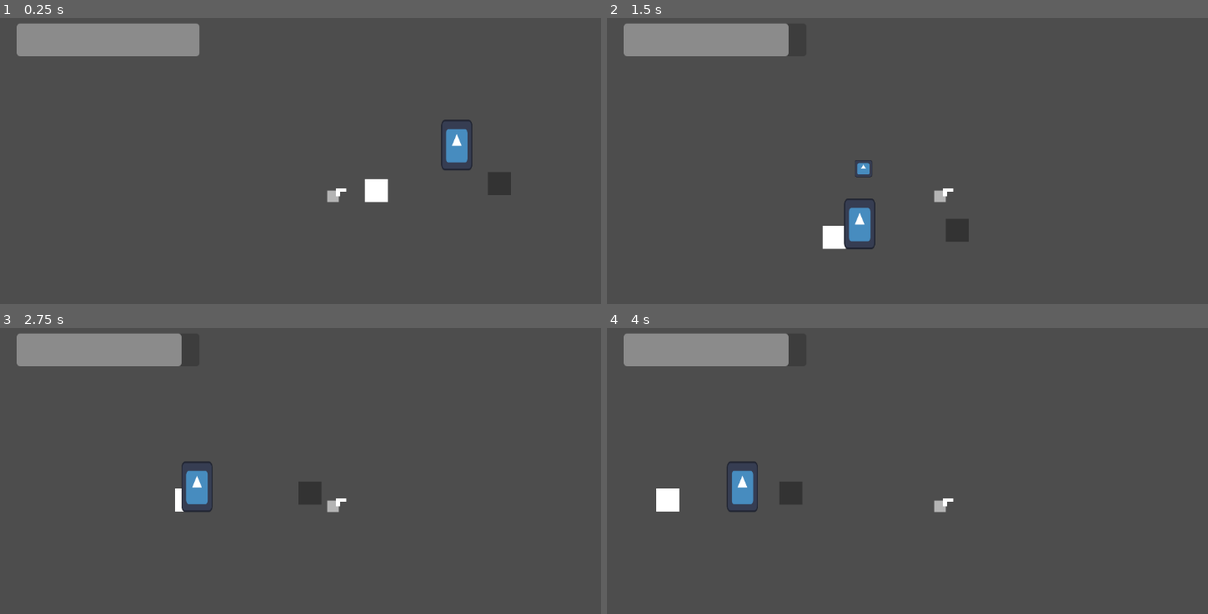
Above: before the commit, frames 1-4 (two rows, left to right).
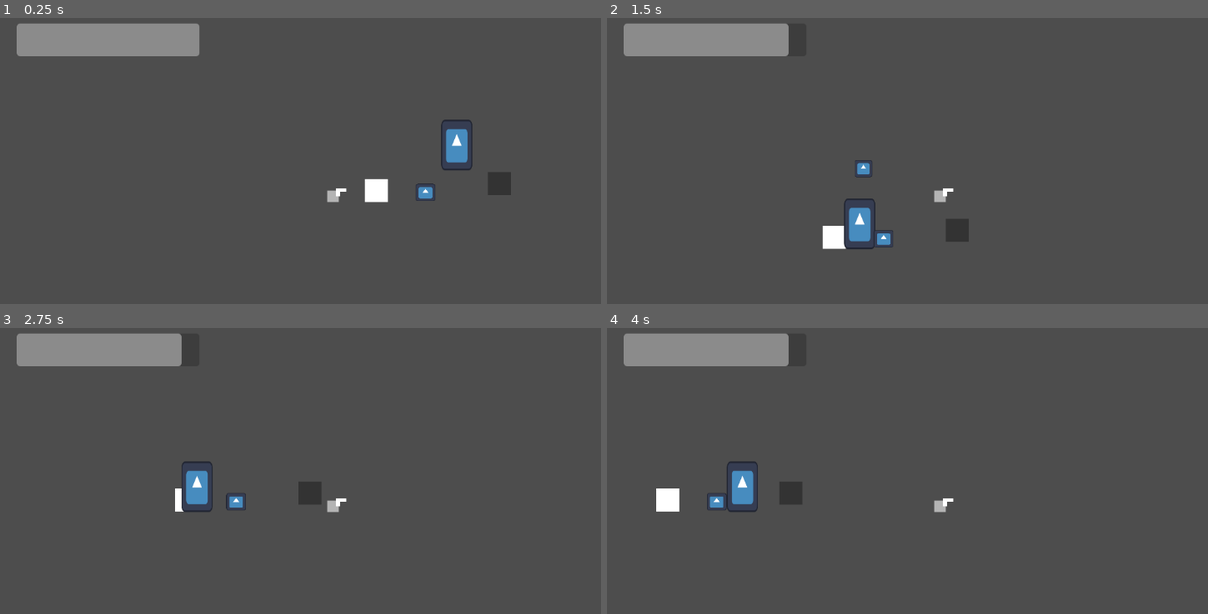
Above: after the commit, the same moments.

Repository: Newait/Mechanical_Revolution
Game: Godot game, scene res://scenes/game.tscn
Same seed, same stepped clock (60 frames per second), same inputs: the game is played once before the commit and once after it. The project has no main scene, so this scene is started directly. The engine's default icon, where the game draws it, is replaced by a stand-in: a white triangle on a blue panel in a dark square.
Inputs (mouse positions are in pixels of both pictures, inside the frame that each line leads up to):
- Up to frame 1 (0.25 s): no input
- Up to frame 2 (1.5 s): move the mouse to (1087, 178) at 0.52 s; hold Right (move_right) from 0.53 s (still down); tap E (interact, bound only after the commit) at 0.6 s; tap Space (jump) at 0.77 s; move the mouse to (805, 215) at 1.27 s; click (805, 215) at 1.35 s
- Up to frame 3 (2.75 s): tap Space (jump) at 1.52 s; tap E (interact, bound only after the commit) at 1.55, 2.1 s; move the mouse to (396, 425) at 2.02 s; release Right (move_right) at 2.03 s; hold Left (move_left) from 2.03 s (still down)
- Up to frame 4 (4 s): move the mouse to (907, 579) at 2.77 s; release Left (move_left) at 2.78 s; hold Right (move_right) from 2.78 s (still down); tap 1 at 2.85 s; tap Space (jump) at 3.02, 3.77 s; tap E (interact, bound only after the commit) at 3.05, 3.8 s; move the mouse to (1141, 562) at 3.52 s; hold 2 from 3.53 s (still down)

The runs differ from the first frame. In frame 1, 0.1% of the frame differs, in the area x 69-73%, y 57-64%; in frame 2, 0.1%; in frame 3, 0.1%; in frame 4, 0.1%.
Error in both runs: Out of bounds get index '1' (on base: 'Array[Node]') (res://scripts/player.gd:104)

Commit message:
Droppable

Diff:
--- /dev/null
+++ b/mechanical-revolution/Resource/laserDrop.tres
@@ -0,0 +1,7 @@
+[gd_resource type="Resource" script_class="Droppable" load_steps=2 format=3 uid="uid://caah1rsiuv84l"]
+
+[ext_resource type="Script" uid="uid://c1n3yixg27n4l" path="res://scripts/droppable.gd" id="1_1e4lu"]
+
+[resource]
+script = ExtResource("1_1e4lu")
+metadata/_custom_type_script = "uid://c1n3yixg27n4l"
--- a/mechanical-revolution/project.godot
+++ b/mechanical-revolution/project.godot
@@ -46,9 +46,15 @@
 , Object(InputEventKey,"resource_local_to_scene":false,"resource_name":"","device":-1,"window_id":0,"alt_pressed":false …(182 unchanged characters)…
 ]
 }
+interact={
+"deadzone": 0.2,
+"events": [Object(InputEventKey,"resource_local_to_scene":false,"resource_name":"","device":-1,"window_id":0,"alt_pressed":false,"shift_pressed":false,"ctrl_pressed":false,"meta_pressed":false,"pressed":false,"keycode":0,"physical_keycode":69,"key_label":0,"unicode":101,"location":0,"echo":false,"script":null)
+]
+}
 
 [layer_names]
 
 2d_physics/layer_1="Default"
 2d_physics/layer_2="Wallrun"
 2d_physics/layer_3="PlayerProjectile"
+2d_physics/layer_4="Player"
--- a/mechanical-revolution/scenes/droppable.tscn
+++ b/mechanical-revolution/scenes/droppable.tscn
@@ -1,3 +1,27 @@
-[gd_scene format=3 uid="uid://bsyfxb11phyub"]
+[gd_scene load_steps=4 format=3 uid="uid://bsyfxb11phyub"]
 
-[node name="Node2D" type="Area2D"]
+[ext_resource type="Script" uid="uid://clgtbiaxr1n1b" path="res://scripts/droppableTest.gd" id="1_63xtw"]
+[ext_resource type="Texture2D" uid="uid://dtlk48e87g1r3" path="res://icon.svg" id="2_cn0pc"]
+
+[sub_resource type="RectangleShape2D" id="RectangleShape2D_02gnq"]
+size = Vector2(40, 32)
+
+[node name="Droppable" type="Area2D"]
+collision_mask = 8
+script = ExtResource("1_63xtw")
+
+[node name="CollisionShape2D" type="CollisionShape2D" parent="."]
+shape = SubResource("RectangleShape2D_02gnq")
+
+[node name="Sprite2D" type="Sprite2D" parent="."]
+scale = Vector2(0.265625, 0.234375)
+texture = ExtResource("2_cn0pc")
+
+[node name="InteractText" type="Label" parent="."]
+unique_name_in_owner = true
+visible = false
+offset_left = -15.0
+offset_top = -38.0
+offset_right = 16.0
+offset_bottom = -15.0
+text = "Tuff"
--- a/mechanical-revolution/scenes/enemy.tscn
+++ b/mechanical-revolution/scenes/enemy.tscn
@@ -1,7 +1,9 @@
-[gd_scene load_steps=6 format=3 uid="uid://dfaqc4wojcyu7"]
+[gd_scene load_steps=8 format=3 uid="uid://dfaqc4wojcyu7"]
 
 [ext_resource type="Texture2D" uid="uid://dtlk48e87g1r3" path="res://icon.svg" id="1_7p1mj"]
 [ext_resource type="Script" uid="uid://bwdgymjdvapon" path="res://scripts/enemy.gd" id="1_md0e3"]
+[ext_resource type="Resource" uid="uid://caah1rsiuv84l" path="res://Resource/laserDrop.tres" id="2_4ra3w"]
+[ext_resource type="PackedScene" uid="uid://bsyfxb11phyub" path="res://scenes/droppable.tscn" id="3_5uy6h"]
 
 [sub_resource type="CapsuleShape2D" id="CapsuleShape2D_md0e3"]
 radius = 26.0
@@ -17,6 +19,8 @@
 collision_layer = 5
 collision_mask = 5
 script = ExtResource("1_md0e3")
+dropped_resource = ExtResource("2_4ra3w")
+droppable_scene = ExtResource("3_5uy6h")
 
 [node name="Sprite2D" type="Sprite2D" parent="."]
 scale = Vector2(0.421875, 0.6875)
--- a/mechanical-revolution/scenes/game.tscn
+++ b/mechanical-revolution/scenes/game.tscn
@@ -1,9 +1,10 @@
-[gd_scene load_steps=6 format=3 uid="uid://cfdse231xuejh"]
+[gd_scene load_steps=7 format=3 uid="uid://cfdse231xuejh"]
 
 [ext_resource type="PackedScene" uid="uid://bthhrey1wx5os" path="res://scenes/player.tscn" id="1_uwrxv"]
 [ext_resource type="Script" uid="uid://balkvqtweaibj" path="res://scripts/game_manager.gd" id="1_yqjtg"]
 [ext_resource type="PackedScene" uid="uid://dfaqc4wojcyu7" path="res://scenes/enemy.tscn" id="3_lnu2h"]
 [ext_resource type="PackedScene" uid="uid://copky477kjpps" path="res://scenes/wallrun.tscn" id="4_lbhrr"]
+[ext_resource type="PackedScene" uid="uid://bsyfxb11phyub" path="res://scenes/droppable.tscn" id="5_iywne"]
 
 [sub_resource type="WorldBoundaryShape2D" id="WorldBoundaryShape2D_8cj0n"]
 
@@ -57,3 +58,6 @@
 
 [node name="Wallrun" parent="." instance=ExtResource("4_lbhrr")]
 position = Vector2(290, -33)
+
+[node name="Droppable" parent="." instance=ExtResource("5_iywne")]
+position = Vector2(162, -18)
--- a/mechanical-revolution/scenes/player.tscn
+++ b/mechanical-revolution/scenes/player.tscn
@@ -1,6 +1,6 @@
 [gd_scene load_steps=8 format=3 uid="uid://bthhrey1wx5os"]
 
-[ext_resource type="Texture2D" uid="uid://cs3aqqhbyeto8" path="res://assets/Sprite-0001-Sheet.png" id="1_4flbx"]
+[ext_resource type="Texture2D" uid="uid://cs3aqqhbyeto8" path="res://Assets/Sprite-0001-Sheet.png" id="1_4flbx"]
 [ext_resource type="Script" uid="uid://c1rmemdk1s4ei" path="res://scripts/player.gd" id="1_g2els"]
 [ext_resource type="PackedScene" uid="uid://5qcaepgahbcv" path="res://scenes/player_projectile.tscn" id="2_qhqgy"]
 [ext_resource type="PackedScene" uid="uid://b7rgtrys6bi5g" path="res://scenes/weapon.tscn" id="3_dqkch"]
@@ -23,6 +23,7 @@
 [sub_resource type="CapsuleShape2D" id="CapsuleShape2D_g2els"]
 
 [node name="Player" type="CharacterBody2D"]
+collision_layer = 9
 script = ExtResource("1_g2els")
 Projectile = ExtResource("2_qhqgy")
 
--- a/mechanical-revolution/scripts/droppableTest.gd
+++ b/mechanical-revolution/scripts/droppableTest.gd
@@ -1,5 +1,31 @@
-extends Node2D
+extends Area2D
 
-@export var attachedDroppable = Droppable.new()
+var attachedDroppable := Droppable.new()
+var within_range := false
+@onready var interact_text: Label = %InteractText
 
-func _
+func _ready() -> void:
+	body_entered.connect(on_body_entered)
+	body_exited.connect(on_body_exited)
+
+func Init(dropResource:Droppable):
+	attachedDroppable = dropResource
+	pass
+
+func _physics_process(delta: float) -> void:
+	if Input.is_action_just_pressed("interact") and within_range:
+		pick_up()
+
+
+func on_body_entered(body:Node2D) -> void:
+	within_range = true
+	interact_text.visible = true
+
+func on_body_exited(body: Node2D) -> void:
+
+	within_range = false
+	interact_text.visible = false
+
+func pick_up() -> void:
+	queue_free()
+	pass
--- a/mechanical-revolution/scripts/enemy.gd
+++ b/mechanical-revolution/scripts/enemy.gd
@@ -7,6 +7,8 @@
 var acceleration := 100.0
 var contact_damage := 10.0
 var kb_force := 1000.0
+@export var dropped_resource : Droppable
+@export var droppable_scene : PackedScene
 @onready var detect_box: Area2D = %DetectBox
 @onready var hitbox: Area2D = %Hitbox
 
@@ -95,4 +97,7 @@
 			#_on_death()
 func _on_death() -> void:
 	_get_player_node().heal(enemyworth)
+	var dropped_item = droppable_scene.instantiate()
+	dropped_item.Init(dropped_resource)
+	get_tree().root.add_child(dropped_item)
 	queue_free()
Renamed: mechanical-revolution/Resource/droppable.gd -> mechanical-revolution/scripts/droppable.gd
Renamed: mechanical-revolution/Resource/droppable.gd.uid -> mechanical-revolution/scripts/droppable.gd.uid
